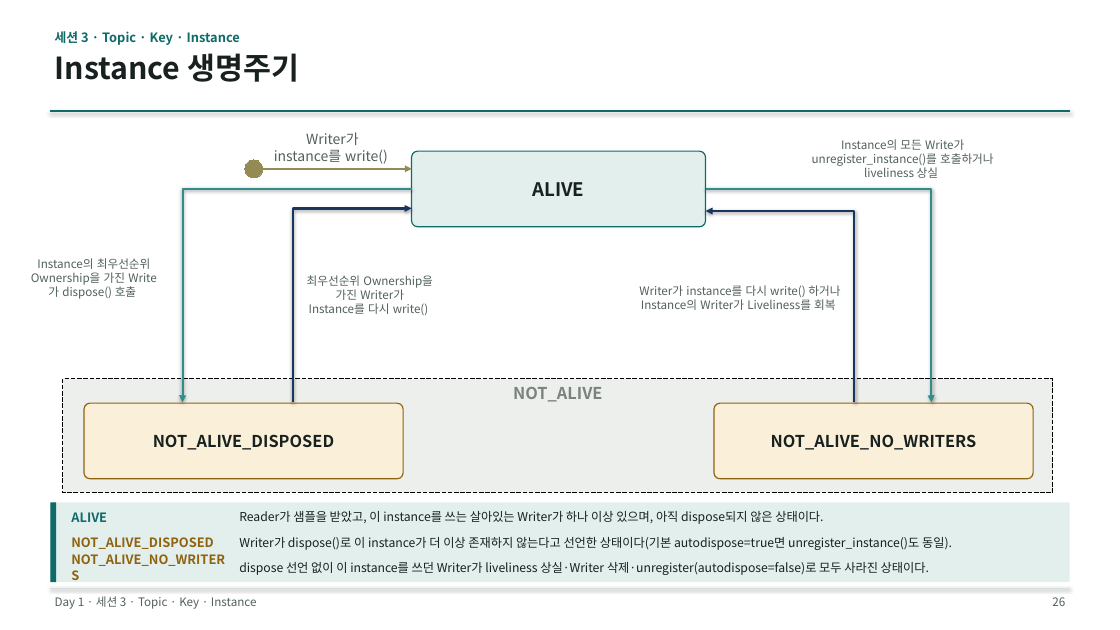
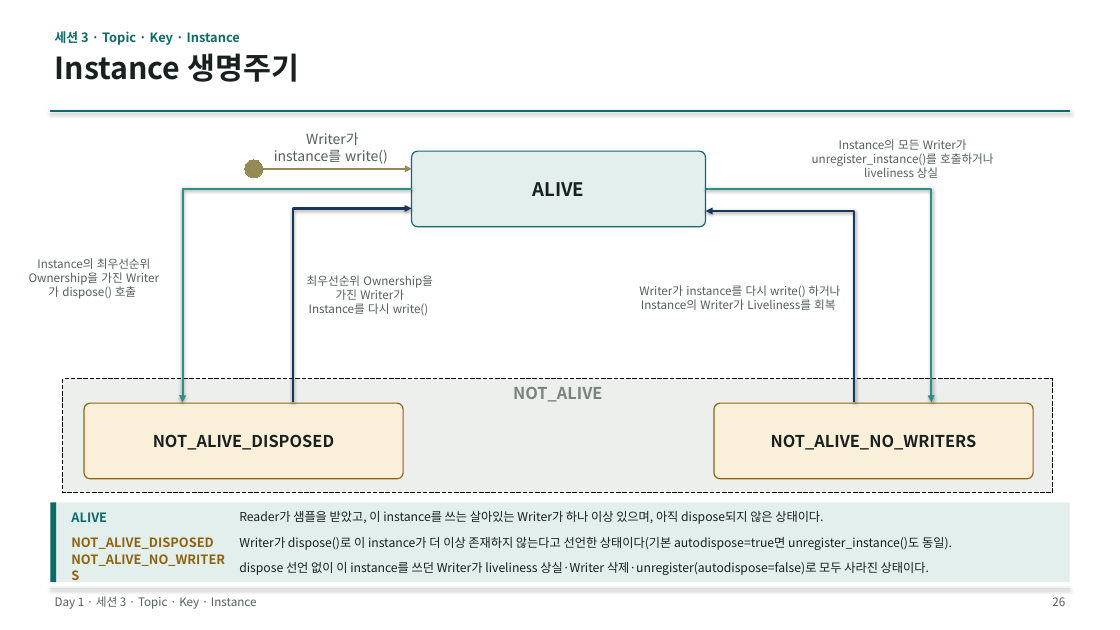
Before and after one commit to IntellectusCorp/int2DDS-lecture, a slide deck: slide 23 of int2dds-lecture.pptx. Drawn at 1120x630 pixels with LibreOffice and Linux fonts; fonts in the diff are those of the drawing. Boxes give left, top, right and bottom in pixels: in the first picture for what was removed or moved away, otherwise in the second. Text is boxed around its words. In the diff, an @@ line names an element or a change of style, - is before the commit and + after.

```diff
--- a/int2dds-lecture.pptx
+++ b/int2dds-lecture.pptx
@@ text at bbox=[812, 139, 993, 178]: text changed @@
-Instance의 모든 Write가
-unregister_instance()를 호출하거나
-liveliness 상실
+Instance의 모든 Writer가
+unregister_instance()를 호출하거나
+liveliness 상실
@@ text at bbox=[29, 258, 150, 299]: text changed @@
-Instance의 최우선순위 Ownership을 가진 Write가 dispose() 호출
+Instance의 최우선순위 Ownership을 가진 Writer가 dispose() 호출
```
Also in this commit, not shown: 14 other slides changed, 6 slides added, 5 slides removed.
